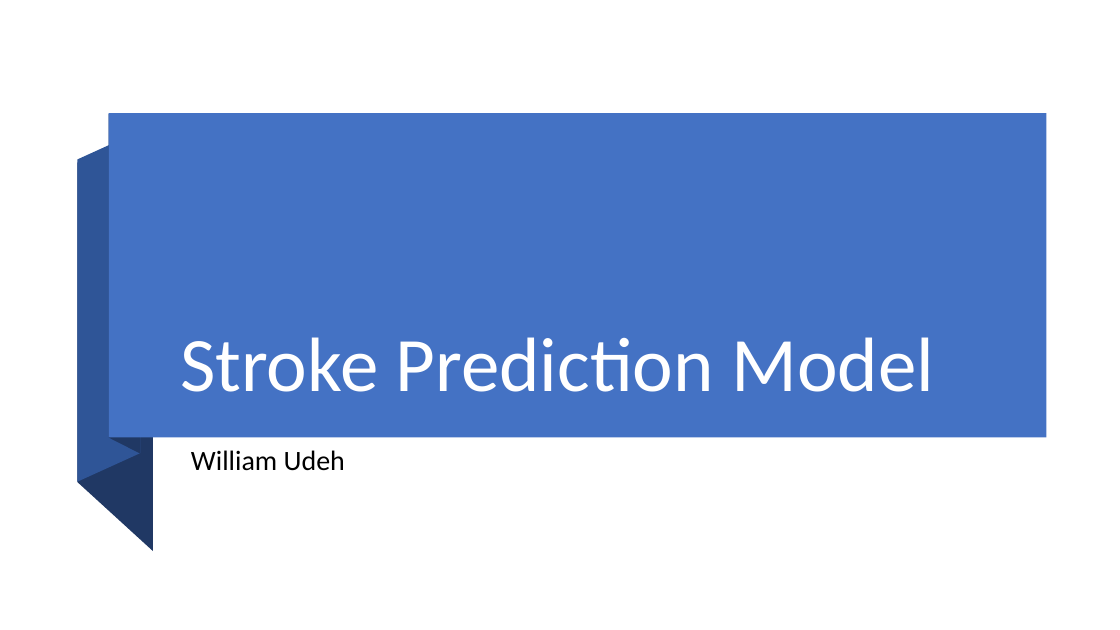
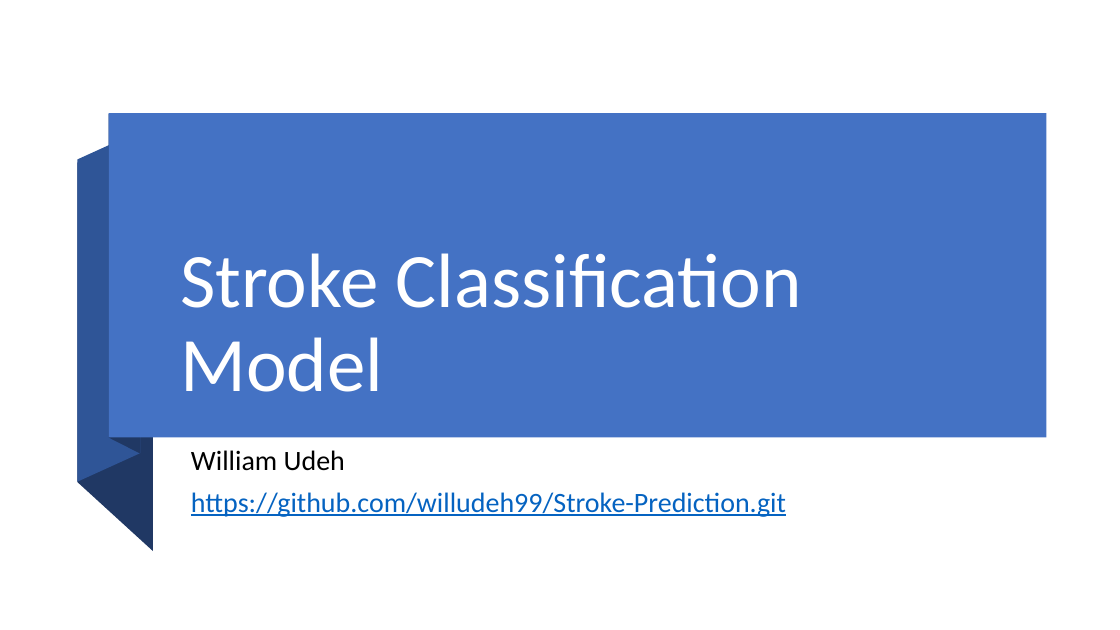
Before and after one commit to willudeh99/Stroke-Prediction, a slide deck: slide 1 of Stroke prediction power_point.pptx. Drawn at 1120x630 pixels with LibreOffice and Linux fonts; fonts in the diff are those of the drawing. Boxes give left, top, right and bottom in pixels: in the first picture for what was removed or moved away, otherwise in the second. Text is boxed around its words. In the diff, an @@ line names an element or a change of style, - is before the commit and + after.

```diff
--- a/Stroke prediction power_point.pptx
+++ b/Stroke prediction power_point.pptx
@@ title at box(180, 253, 802, 392): text changed @@
-Stroke Prediction Model
+Stroke Classification Model
@@ subtitle at box(191, 492, 786, 517): paragraph added @@
+https://github.com/willudeh99/Stroke-Prediction.git
```
Also in this commit, not shown: 3 other slides changed, 1 slide added, 1 other file.
